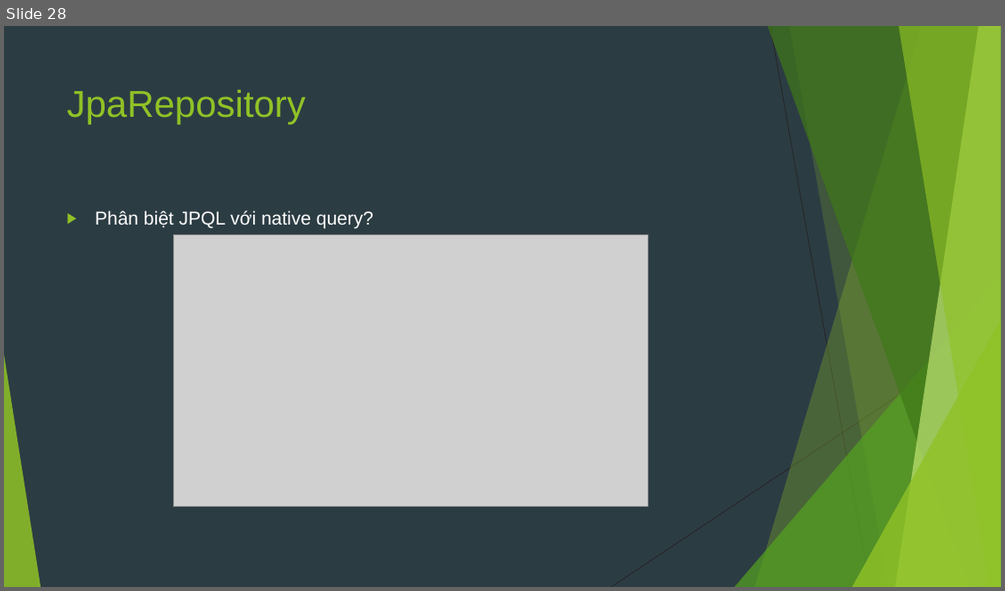
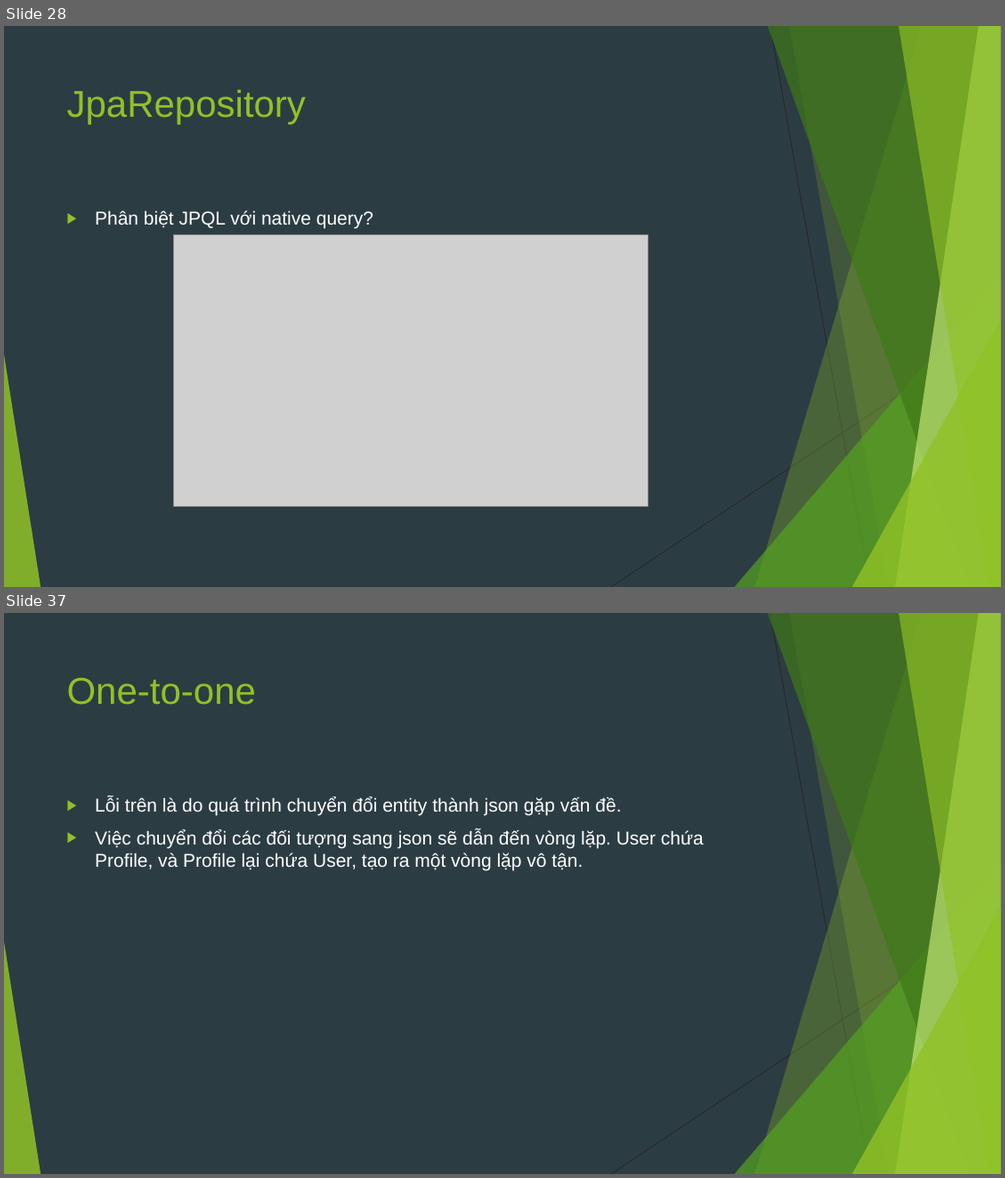
Before and after one commit to sobbingwind/SpringBoot, a slide deck: 07.Spring Data JPA.pptx. Shown one above the other, each under a label of ours: slide 28 before the commit, slides 28 and 37 after it; the slides between them are not shown. The pictures are 1005x591 and 1005x1178 pixels, drawn with LibreOffice and Linux fonts; fonts in the diff are those of the drawing; grey boxes stand for pictures. Boxes give left, top, right and bottom in pixels: in the first picture for what was removed or moved away, otherwise in the second. Text is boxed around its words. In the diff, an @@ line names an element or a change of style, - is before the commit and + after.

```diff
--- a/07.Spring Data JPA.pptx
+++ b/07.Spring Data JPA.pptx
@@ slide 37 added at box(4, 613, 1001, 1174), background #2C3C43; not listed: 10 template elements that a slide beside it also shows @@
@@ title added at box(67, 678, 256, 705), 36 pt, text #90C226 @@
+One-to-one
@@ text added at box(95, 797, 704, 871), 18 pt, text #FFFFFF @@
+▶ Lỗi trên là do quá trình chuyển đổi entity thành json gặp vấn đề.
+▶ Việc chuyển đổi các đối tượng sang json sẽ dẫn đến vòng lặp. User chứa Profile, và Profile lại chứa User, tạo ra một vòng lặp vô tận.
```
Also in this commit, not shown: 1 slide changed, 8 other slides added.
